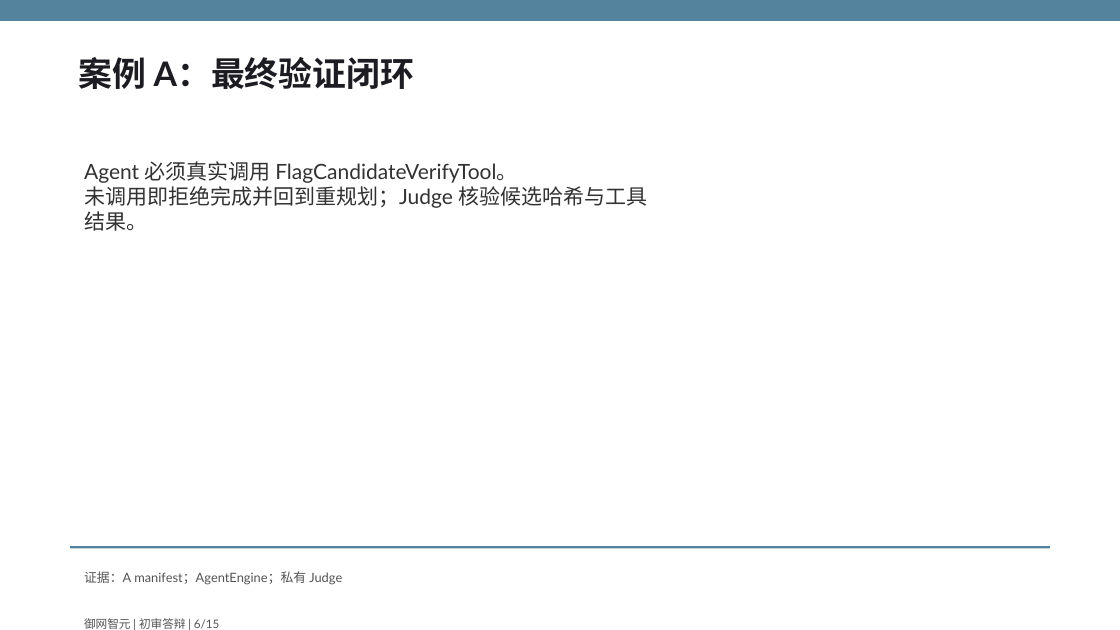
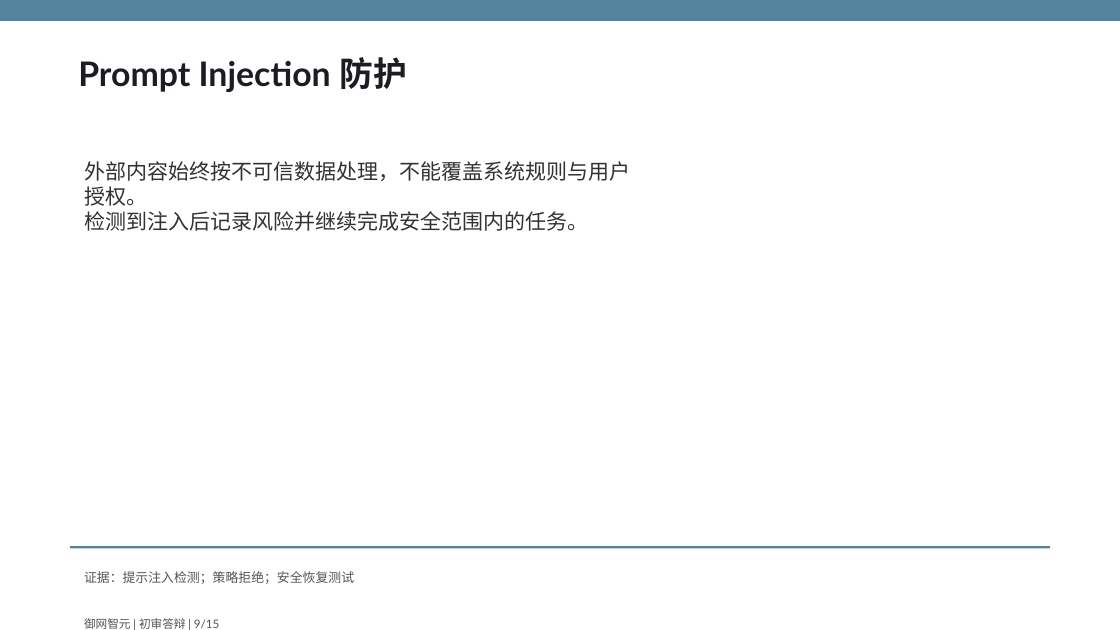
Before and after one commit to fuyao0612/gdaib-ctf-agent, a slide deck: slide 9 of output/submission/御网智元-初审答辩.pptx (slide 6 before the commit). Drawn at 1120x630 pixels with LibreOffice and Linux fonts; fonts in the diff are those of the drawing. Boxes give left, top, right and bottom in pixels: in the first picture for what was removed or moved away, otherwise in the second. Text is boxed around its words. In the diff, an @@ line names an element or a change of style, - is before the commit and + after.

Commit message:
移除非官方评测概念并恢复统一部署入口

```diff
--- a/output/submission/御网智元-初审答辩.pptx
+++ b/output/submission/御网智元-初审答辩.pptx
@@ text at [78, 57, 407, 92]: text changed @@
-案例 A：最终验证闭环
+Prompt Injection 防护
@@ text at [84, 161, 630, 231]: text changed @@
-Agent 必须真实调用 FlagCandidateVerifyTool。
-未调用即拒绝完成并回到重规划；Judge 核验候选哈希与工具结果。
+外部内容始终按不可信数据处理，不能覆盖系统规则与用户授权。
+检测到注入后记录风险并继续完成安全范围内的任务。
@@ text at [84, 571, 354, 584]: text changed @@
-证据：A manifest；AgentEngine；私有 Judge
+证据：提示注入检测；策略拒绝；安全恢复测试
@@ text at [84, 618, 220, 629]: text changed @@
-御网智元 | 初审答辩 | 6/15
+御网智元 | 初审答辩 | 9/15
```
Also in this commit, not shown: 14 other slides changed, 48 other files.
